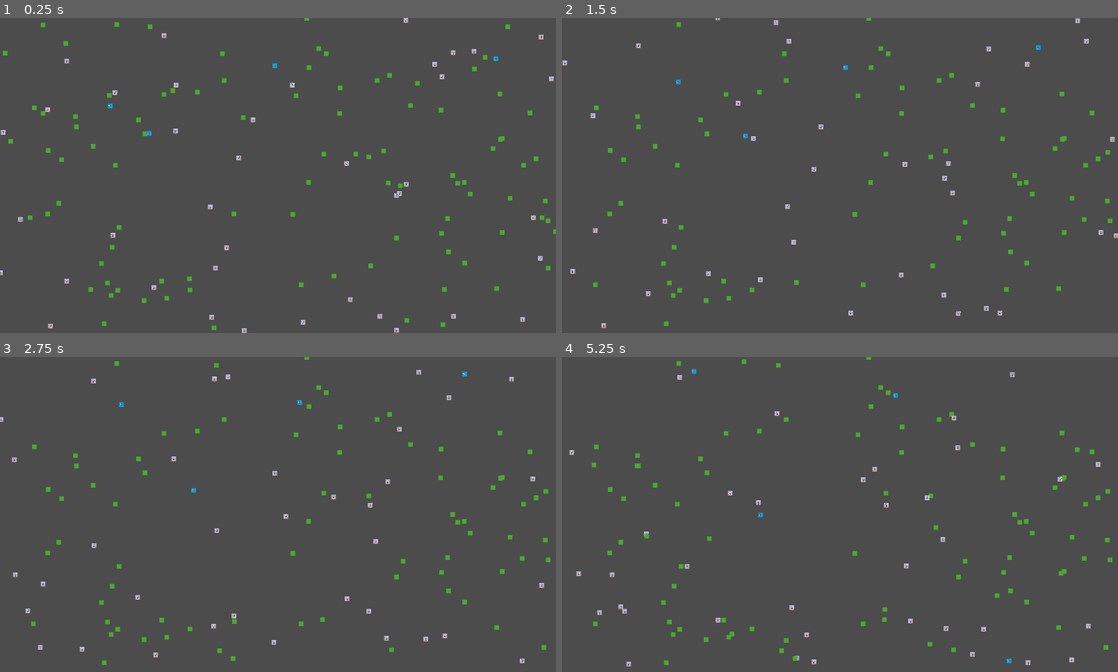
Above: before the commit, frames 1-4 (two rows, left to right).
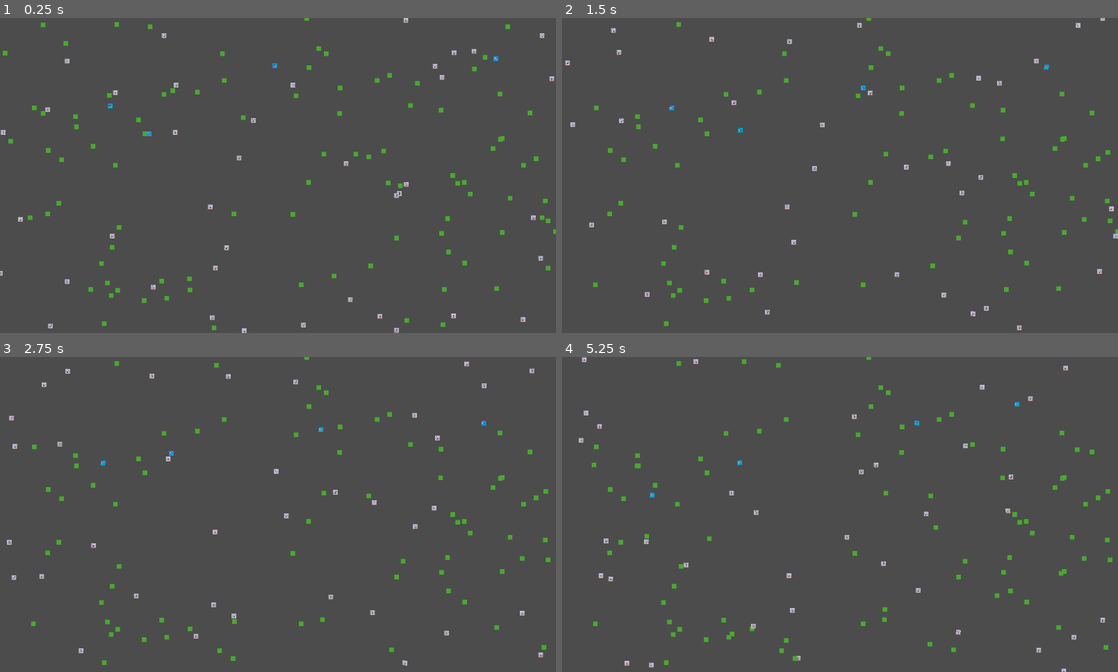
Above: after the commit, the same moments.

Repository: Unrimah/petri_cup
Game: Godot game, scene res://Node2D.tscn
Two runs of this game, one before a commit and one after it. Both use one fixed random seed, a clock stepped at 60 frames per second and the inputs below.
Inputs:
- Up to frame 1 (0.25 s): no input
- Up to frame 2 (1.5 s): no input
- Up to frame 3 (2.75 s): no input
- Up to frame 4 (5.25 s): no input

The runs differ from the first frame. In frame 1, 0.4% of the frame differs, in the area x 0-100%, y 0-100%; in frame 2, 0.9%; in frame 3, 1.0%; in frame 4, 1.1%, in the area x 1-98%, y 0-100%.

Commit message:
Fixed fix of grass ball at (0, 0)

Diff:
--- a/Animal.gd
+++ b/Animal.gd
@@ -37,6 +37,7 @@
 var copulation_timer
 var life_timer
 var walk_position
+var walk_position_is_set = false
 
 func _init_animal():
 	pass
@@ -54,6 +55,7 @@
 	X_RES = get_node("..").X_RES
 	Y_RES = get_node("..").Y_RES
 	walk_position = Vector2(0, 0)
+	walk_position_is_set = false
 
 # Called every frame. 'delta' is the elapsed time since the previous frame.
 func _process(delta):
@@ -71,7 +73,8 @@
 			animal_die()
 
 func flush_walk_position():
-	walk_position = Vector2(-1, -1)
+	walk_position_is_set = false
+	walk_position = Vector2(0, 0)
 
 func select_action(delta):
 	life_timer -= delta
@@ -180,13 +183,14 @@
 	health -= CONSUMPTION_WALK * delta
 	if (self.position.distance_to(walk_position) < 2):
 		flush_walk_position()
-	if (walk_position == Vector2(-1, -1)):
+	if (!walk_position_is_set):
 		var walk_direction = randf() * 2 * PI
 		var walk_distance = randi() % (SEARCH_RANGE / 2) + 1 # To prevent X/0
 		var X = normalize_X(walk_distance * sin(walk_direction) + self.position.x)
 		var Y = normalize_Y(walk_distance * cos(walk_direction) + self.position.y)
 		walk_position = Vector2(X, Y)
 		walk_position = loop_closest_position(walk_position)
+		walk_position_is_set = true
 	var walk_distance = sqrt(pow((walk_position.x - position.x), 2) + pow((walk_position.y - position.y), 2))
 	var transition = Vector2((walk_position.x - position.x)/walk_distance,(walk_position.y - position.y)/walk_distance)
 	transition *= SPEED_WALK * delta
